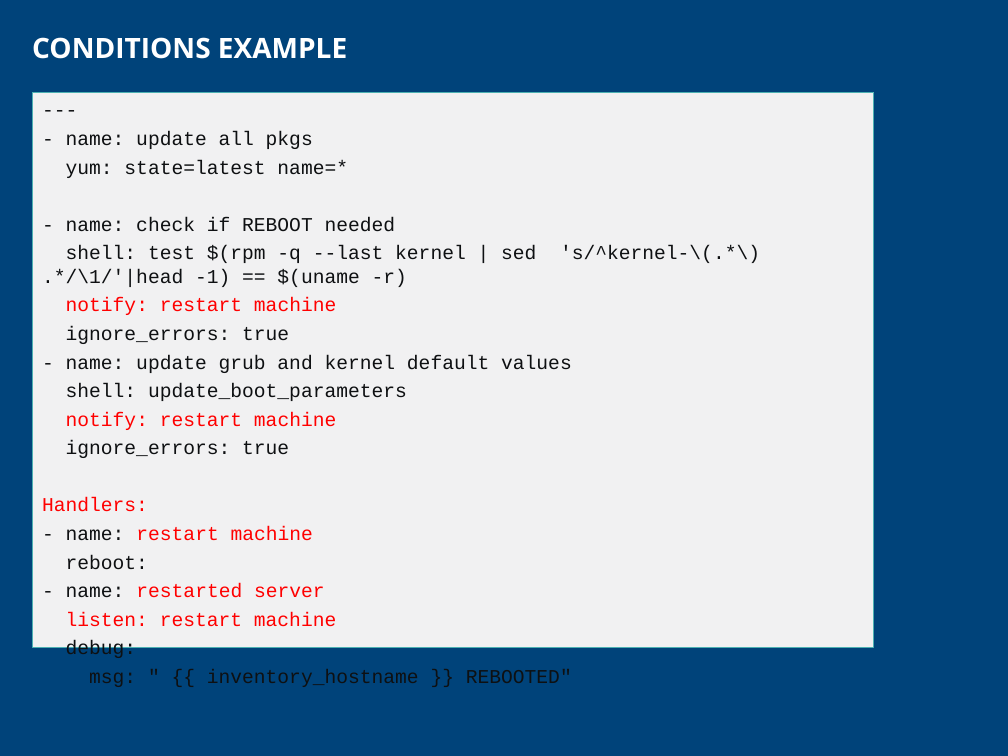
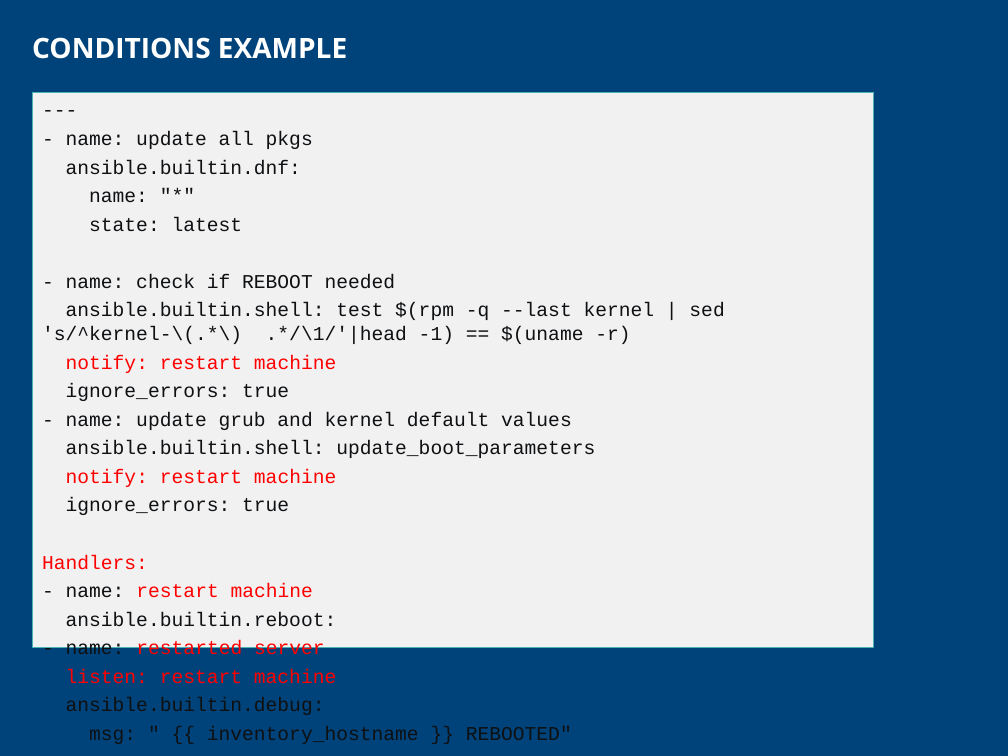
Before and after one commit to CCoupel/ansible-training, a slide deck: slide 95 of Ansible Training.pptx. Drawn at 1008x756 pixels with LibreOffice and Linux fonts; fonts in the diff are those of the drawing; background and template pictures are left out. Boxes give left, top, right and bottom in pixels: in the first picture for what was removed or moved away, otherwise in the second. Text is boxed around its words. In the diff, an @@ line names an element or a change of style, - is before the commit and + after.

```diff
--- a/Ansible Training.pptx
+++ b/Ansible Training.pptx
@@ text in freeform shape at box(66, 160, 301, 232): text changed @@
-yum: state=latest name=*
+ansible.builtin.dnf:
+name: "*"
+state: latest
@@ text in freeform shape at box(42, 303, 724, 344): text changed @@
-shell: test $(rpm -q --last kernel | sed 's/^kernel-\(.*\) .*/\1/'|head -1) == $(uname -r)
+ansible.builtin.shell: test $(rpm -q --last kernel | sed 's/^kernel-\(.*\) .*/\1/'|head -1) == $(uname -r)
@@ text in freeform shape at box(66, 440, 595, 458): text changed @@
-shell: update_boot_parameters
+ansible.builtin.shell: update_boot_parameters
@@ text in freeform shape at box(66, 612, 337, 627): text changed @@
-reboot:
+ansible.builtin.reboot:
@@ text in freeform shape at box(66, 698, 325, 715): text changed @@
-debug:
+ansible.builtin.debug:
```
Also in this commit, not shown: 21 other slides changed.
